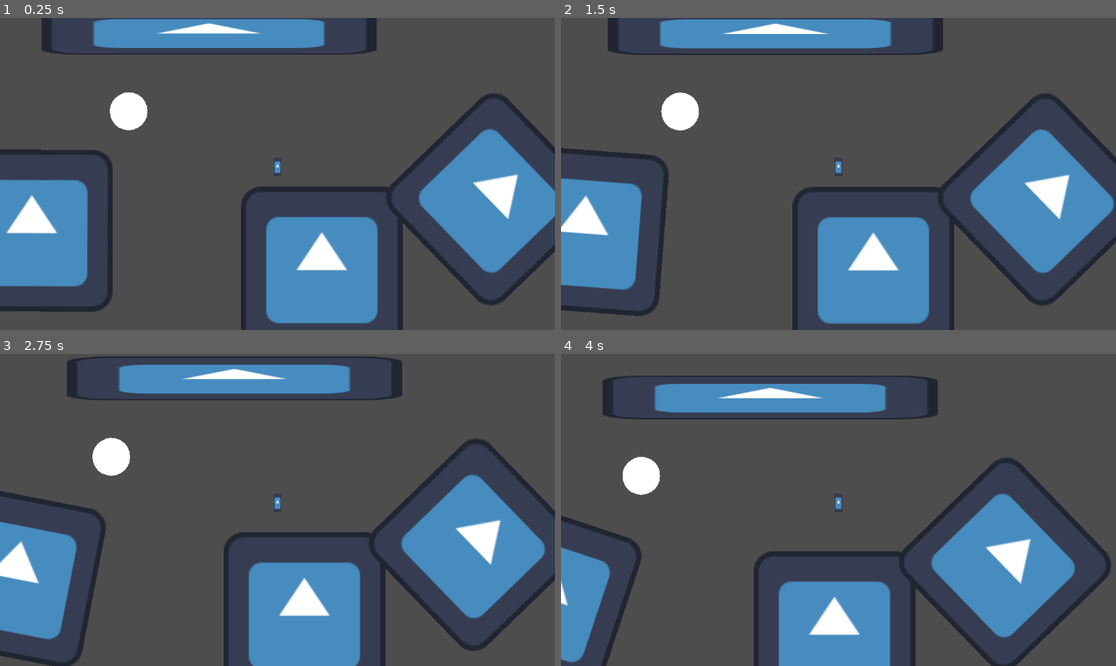
Above: before the commit, frames 1-4 (two rows, left to right).
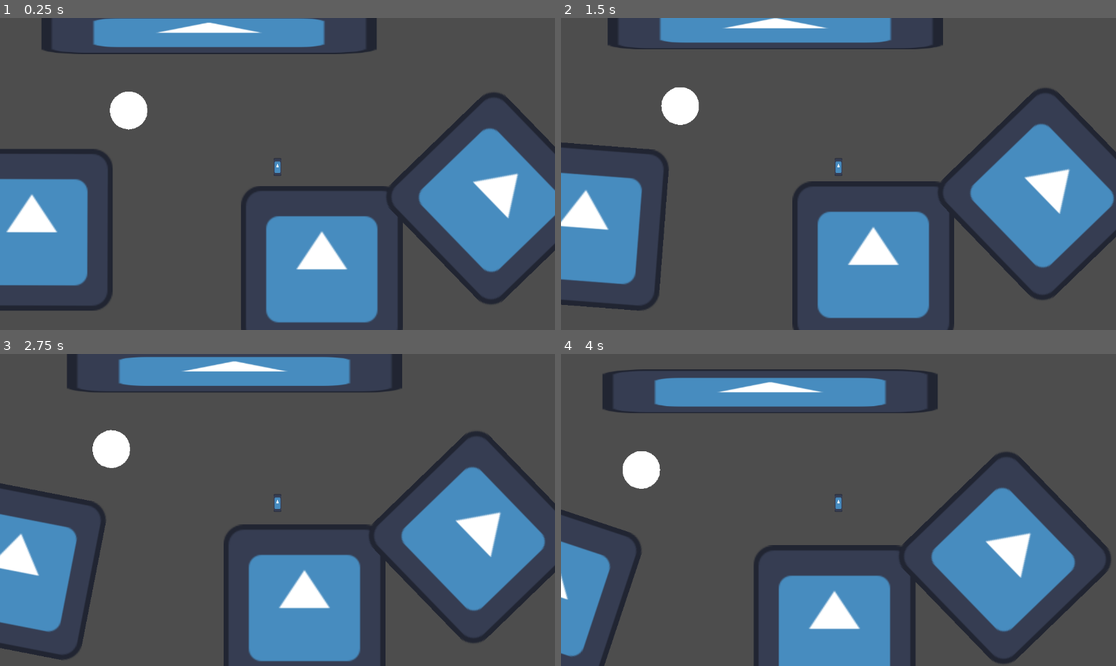
Above: after the commit, the same moments.

Repository: DeniZka/gravity_test
Game: Godot game, scene res://scene.tscn
Two runs of this game, one before a commit and one after it. Both use one fixed random seed, a clock stepped at 60 frames per second and the inputs below. The engine's default icon, where the game draws it, is replaced by a stand-in: a white triangle on a blue panel in a dark square.
Inputs:
- Up to frame 1 (0.25 s): no input
- Up to frame 2 (1.5 s): hold D (forward) 0.53-1.28 s; hold Space (force) 0.53-1.28 s; hold A (backward) from 1.28 s (still down); tap Space (force) at 1.35 s
- Up to frame 3 (2.75 s): release A (backward) at 2.03 s; hold D (forward) from 2.03 s (still down); hold Space (force) from 2.03 s (still down)
- Up to frame 4 (4 s): release Space (force) at 2.78 s; tap Space (force) at 2.85 s; release D (forward) at 3.53 s; hold A (backward) from 3.53 s (still down); hold Space (force) from 3.53 s (still down)

The runs differ from the first frame. In frame 1, 2.0% of the frame differs, in the area x 0-100%, y 0-98%; in frame 2, 10%; in frame 3, 13%, in the area x 0-100%, y 0-100%; in frame 4, 11%.

Commit message:
wip: Planet

Diff:
--- a/Unit.gd
+++ b/Unit.gd
@@ -1,30 +1,18 @@
 extends FlyingObject
 
-var ground_found: bool = false
-var ray_increment: int = 1
-var first_encounter: bool = false
 var ray: SeparationRayShape2D
-var ray_pair: Array = []
+#input forces
 var forward_force: Vector2 = Vector2.ZERO
 var backward_force: Vector2 = Vector2.ZERO
 var up_force: Vector2 = Vector2.ZERO
-var gravity_force = 40
-var applied_force: Vector2 = Vector2(0,0)
-
-
-
-
-
+var gravity_force = 90
 
 @onready var gravity_vector_rotation = 0
-
-
 
 # Called when the node enters the scene tree for the first time.
 func _ready() -> void:
 	super._ready()
-	pre_position = global_position
-	pre_picker_outer = global_position #set picker outer point to self position
+
 
 func _integrate_forces(state: PhysicsDirectBodyState2D) -> void:
 	var node: RayCast2D = get_node("../RayCast2D")
@@ -58,17 +46,17 @@
 		physics_material_override.friction = 0.3
 		forward_force = Vector2.RIGHT.rotated(gravity_vector_rotation) * 50
 	if event.is_action_released("forward"):
-		physics_material_override.friction = 1.0
+		physics_material_override.friction = 1000
 		forward_force = Vector2.ZERO
 
 	if event.is_action_pressed("backward"):
 		physics_material_override.friction = 0.3
 		backward_force = Vector2.LEFT.rotated(gravity_vector_rotation) * 50
 	if event.is_action_released("backward"):
-		physics_material_override.friction = 1.0
+		physics_material_override.friction = 1000
 		backward_force = Vector2.ZERO
 
 	if event.is_action_pressed("force"):
-		up_force = Vector2.UP.rotated(gravity_vector_rotation) * 100
+		up_force = Vector2.UP.rotated(gravity_vector_rotation) * 200
 	if event.is_action_released("force"):
 		up_force = Vector2.ZERO
--- a/flying_object.gd
+++ b/flying_object.gd
@@ -4,8 +4,8 @@
 const CENTRAL = 0
 const OUTER = 1
 
-var pre_position
-var pre_picker_outer
+var pre_position: Vector2
+var pre_picker_outer: Vector2
 var picker: Line2D = null
 var caster: ShapeCast2D = null
 var delta_planet_point_move: Vector2 = Vector2.ZERO
@@ -20,6 +20,8 @@
 var shape_cast_step: float = 1.0
 
 func _ready() -> void:
+	pre_position = global_position
+	pre_picker_outer = global_position #set picker outer point to self position
 	#line picker
 	picker = Line2D.new()
 	add_child(picker)
@@ -43,41 +45,32 @@
 func set_picker_global(point: Vector2):
 	picker.points[OUTER] = picker.to_local(point)
 
-func size_shape_cast():
-	(caster.shape as CircleShape2D).radius += shape_cast_increment
-
 func angle_to_angle(from, to):
 	return fposmod(to-from + PI, PI*2) - PI
-
-func _integrate_forces(state: PhysicsDirectBodyState2D) -> void:
-	#print("AFTER: ", global_position, pre_position, get_picker_global())
-	var delta_move = global_position - pre_position
-	delta_planet_point_move = get_picker_global() - pre_picker_outer
-	print(delta_planet_point_move)
-	#var v = delta_move - delta_planet_point_move
-	#print(v)
-
-	#if on fly little compensation
-	if get_contact_count() == 0:
-		global_position += delta_planet_point_move
-
-	set_picker_global(global_position)
-	pre_position = global_position
-	pre_picker_outer = global_position #must be there (not in physiscs_process due to bug)
 
 func _physics_process(delta: float) -> void:
 	#swap planet
 	last_collider = actual_collider
+
+	#skip sellf like gravity
+	var actually_colliding: bool = false
+	var first_collider_idx: int = 0
 	if caster.is_colliding():
-		actual_collider = caster.get_collider(0)
+		for col_idx in range(caster.get_collision_count()):
+			var collider = caster.get_collider(col_idx)
+			if not collider is FlyingObject:
+				first_collider_idx = col_idx
+				actually_colliding = true
+				break
+
+	if actually_colliding:
+		actual_collider = caster.get_collider(first_collider_idx)
 		if last_collider != actual_collider:
 			var global_outer = get_picker_global()
 			picker.reparent(actual_collider, false)
 			set_picker_global(global_outer)
 			last_collider = null
 
-	#seadd rching gravity point
-	if caster.is_colliding():
 		#сброс промахов
 		if not was_collided:
 			was_collided = true
@@ -95,3 +88,19 @@
 		stay_same_state_times = 0
 	(caster.shape as CircleShape2D).radius += shape_cast_step
 	stay_same_state_times += 1
+
+
+func _integrate_forces(state: PhysicsDirectBodyState2D) -> void: #goes after forces are implemented
+	#print("AFTER: ", global_position, pre_position, get_picker_global())
+	#var delta_move = global_position - pre_position
+	delta_planet_point_move = get_picker_global() - pre_picker_outer
+	#var v = delta_move - delta_planet_point_move
+	#print(v)
+
+	#if on fly little compensation
+	if get_contact_count() == 0:
+		global_position += delta_planet_point_move
+
+	set_picker_global(global_position)
+	pre_position = global_position
+	pre_picker_outer = global_position #must be there (not in physiscs_process due to bug)
--- a/scene.gd
+++ b/scene.gd
@@ -2,3 +2,4 @@
 
 func _ready() -> void:
 	$AnimationPlayer.play("plank")
+	$AnimationPlayer2.play("planet")
--- a/scene.tscn
+++ b/scene.tscn
@@ -1,10 +1,12 @@
-[gd_scene load_steps=14 format=3 uid="uid://dkrqw355dj5dq"]
+[gd_scene load_steps=19 format=3 uid="uid://dkrqw355dj5dq"]
 
 [ext_resource type="Script" uid="uid://d1fttd360x0jv" path="res://scene.gd" id="1_m7jmp"]
 [ext_resource type="Texture2D" uid="uid://cj6i6v7ep4mua" path="res://icon.svg" id="1_ulcgi"]
 [ext_resource type="PackedScene" uid="uid://dtp43fn7aofrb" path="res://planet.tscn" id="2_3253y"]
 [ext_resource type="Script" uid="uid://dve55gxvicm7k" path="res://moon.gd" id="3_u3cyc"]
 [ext_resource type="PackedScene" uid="uid://dsjj2m64mfrhp" path="res://actor.tscn" id="4_u3cyc"]
+[ext_resource type="Script" uid="uid://ddea2wgcdhkhq" path="res://flying_object.gd" id="6_y2354"]
+[ext_resource type="Texture2D" uid="uid://blvxaah04dx40" path="res://MeinPlanet.png" id="7_ni31j"]
 
 [sub_resource type="CircleShape2D" id="CircleShape2D_nxogm"]
 radius = 18.317427
@@ -23,6 +25,7 @@
 
 [sub_resource type="Animation" id="Animation_m7jmp"]
 length = 0.001
+loop_mode = 1
 tracks/0/type = "value"
 tracks/0/imported = false
 tracks/0/enabled = true
@@ -34,6 +37,18 @@
 "transitions": PackedFloat32Array(1),
 "update": 0,
 "values": [Vector2(0, 0)]
+}
+tracks/1/type = "value"
+tracks/1/imported = false
+tracks/1/enabled = true
+tracks/1/path = NodePath("AnimatableBody2D:rotation")
+tracks/1/interp = 1
+tracks/1/loop_wrap = true
+tracks/1/keys = {
+"times": PackedFloat32Array(0),
+"transitions": PackedFloat32Array(1),
+"update": 0,
+"values": [0.0]
 }
 
 [sub_resource type="Animation" id="Animation_u3cyc"]
@@ -58,11 +73,34 @@
 "values": [Vector2(0, 0), Vector2(60, 0), Vector2(0, 0), Vector2(-60, 0), Vector2(0, 0)]
 }
 
+[sub_resource type="Animation" id="Animation_ni31j"]
+resource_name = "planet"
+length = 80.0
+loop_mode = 1
+tracks/0/type = "value"
+tracks/0/imported = false
+tracks/0/enabled = true
+tracks/0/path = NodePath("AnimatableBody2D:rotation")
+tracks/0/interp = 1
+tracks/0/loop_wrap = true
+tracks/0/keys = {
+"times": PackedFloat32Array(0, 40, 80),
+"transitions": PackedFloat32Array(1, 1, 1),
+"update": 0,
+"values": [0.0, 3.141592653589793, 6.283185307179586]
+}
+
 [sub_resource type="AnimationLibrary" id="AnimationLibrary_y2354"]
 _data = {
 &"RESET": SubResource("Animation_m7jmp"),
+&"planet": SubResource("Animation_ni31j"),
 &"plank": SubResource("Animation_u3cyc")
 }
+
+[sub_resource type="CircleShape2D" id="CircleShape2D_ni31j"]
+
+[sub_resource type="CircleShape2D" id="CircleShape2D_xlvrw"]
+radius = 770.68
 
 [node name="Node2D" type="Node2D"]
 script = ExtResource("1_m7jmp")
@@ -260,3 +298,30 @@
 libraries = {
 &"": SubResource("AnimationLibrary_y2354")
 }
+
+[node name="AnimationPlayer2" type="AnimationPlayer" parent="."]
+callback_mode_process = 0
+libraries = {
+&"": SubResource("AnimationLibrary_y2354")
+}
+
+[node name="RigidBody2D2" type="RigidBody2D" parent="."]
+position = Vector2(575, 9)
+script = ExtResource("6_y2354")
+
+[node name="CollisionShape2D" type="CollisionShape2D" parent="RigidBody2D2"]
+shape = SubResource("CircleShape2D_ni31j")
+
+[node name="CanvasLayer" type="CanvasLayer" parent="."]
+
+[node name="SubViewport" type="SubViewport" parent="."]
+
+[node name="AnimatableBody2D" type="AnimatableBody2D" parent="."]
+position = Vector2(1940, 437)
+
+[node name="CollisionShape2D" type="CollisionShape2D" parent="AnimatableBody2D"]
+shape = SubResource("CircleShape2D_xlvrw")
+
+[node name="MeinPlanet" type="Sprite2D" parent="AnimatableBody2D"]
+scale = Vector2(1.68, 1.68)
+texture = ExtResource("7_ni31j")
Binary file added: MeinPlanet.png
Not shown, added: MeinPlanet.png.import
